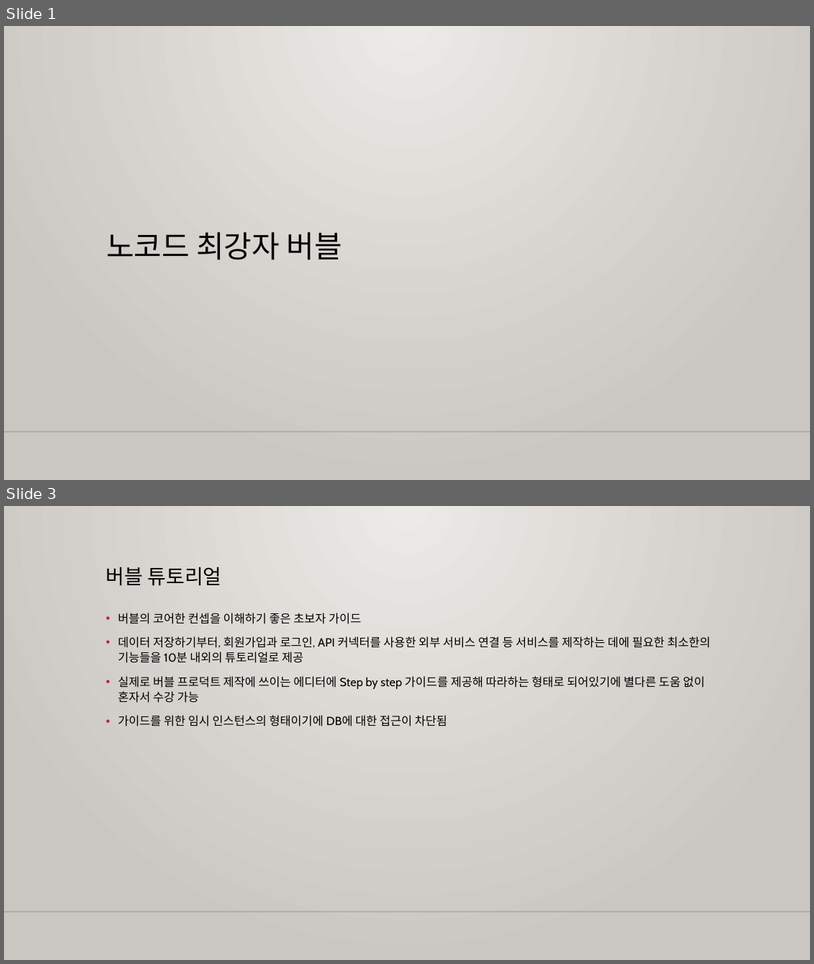
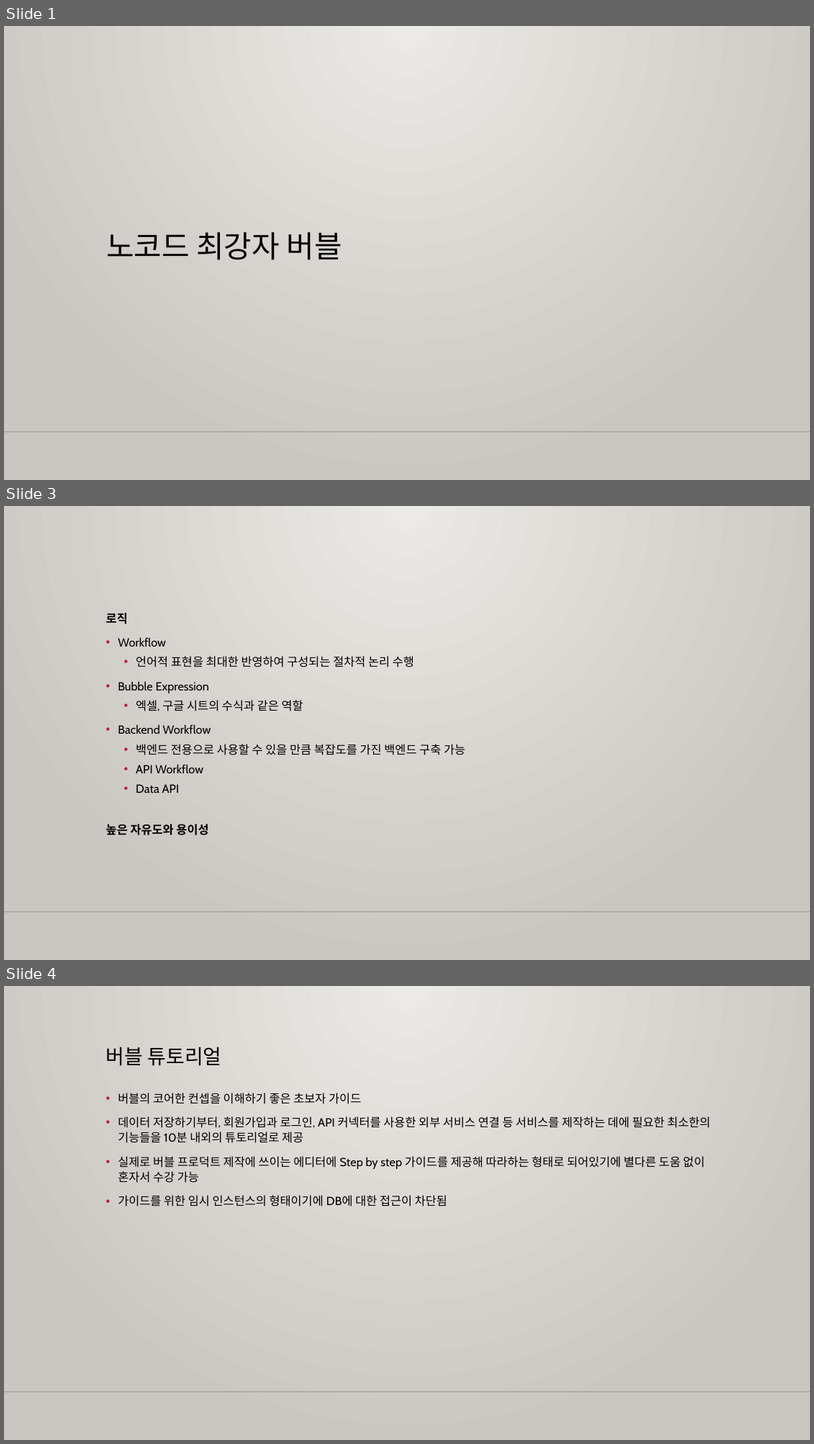
Before and after one commit to m00nlygreat/obsidian-vault, a slide deck: 노코드 엔지니어링/노코드 최강자 버블.pptx. Shown one above the other, each under a label of ours: slides 1 and 3 before the commit, slides 1, 3 and 4 after it; the slides between them are not shown. The pictures are 814x964 and 814x1444 pixels, drawn with LibreOffice and Linux fonts; fonts in the diff are those of the drawing; background and template pictures are left out. Boxes give left, top, right and bottom in pixels: in the first picture for what was removed or moved away, otherwise in the second. Text is boxed around its words. In the diff, an @@ line names an element or a change of style, - is before the commit and + after.

```diff
--- a/노코드 엔지니어링/노코드 최강자 버블.pptx
+++ b/노코드 엔지니어링/노코드 최강자 버블.pptx
@@ slide 3 added at <box>4,506,810,960</box>, background gradient #ECEAE7 to #CAC7C1; not listed: 1 template element that a slide beside it also shows @@
@@ text added at <box>106,613,466,835</box>, 14 pt, text #000000 @@
+로직
+• Workflow
+  • 언어적 표현을 최대한 반영하여 구성되는 절차적 논리 수행
+• Bubble Expression
+  • 엑셀, 구글 시트의 수식과 같은 역할
+• Backend Workflow
+  • 백엔드 전용으로 사용할 수 있을 만큼 복잡도를 가진 백엔드 구축 가능
+  • API Workflow
+  • Data API
+높은 자유도와 용이성
@@ what was slide 3 is now slide 4 @@
```
Also in this commit, not shown: 1 slide changed, 1 other slide added, 1 other file.
